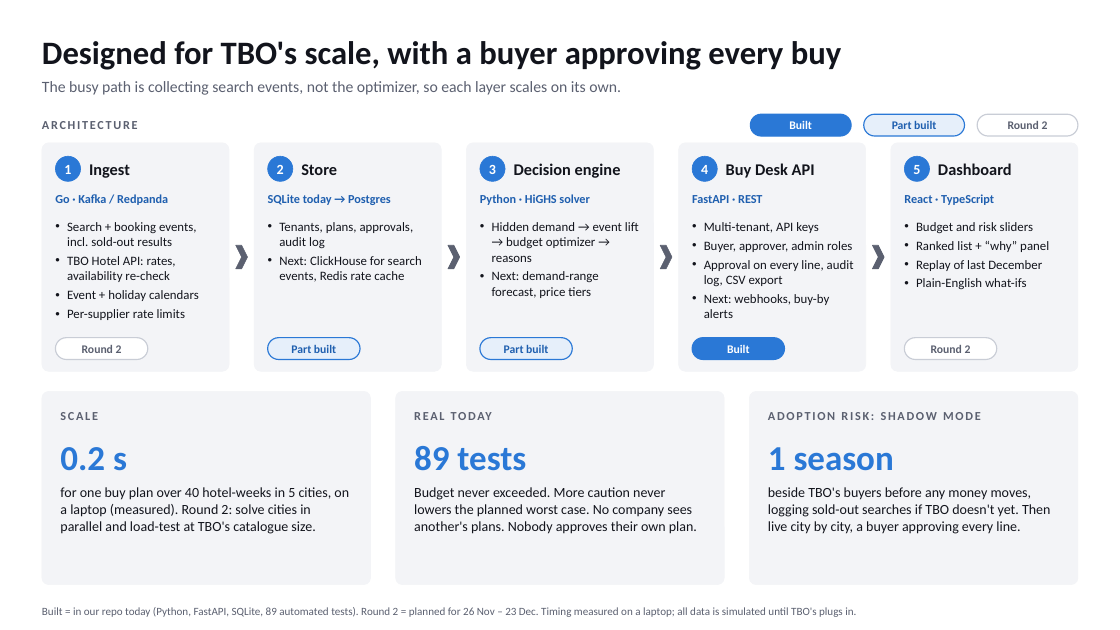
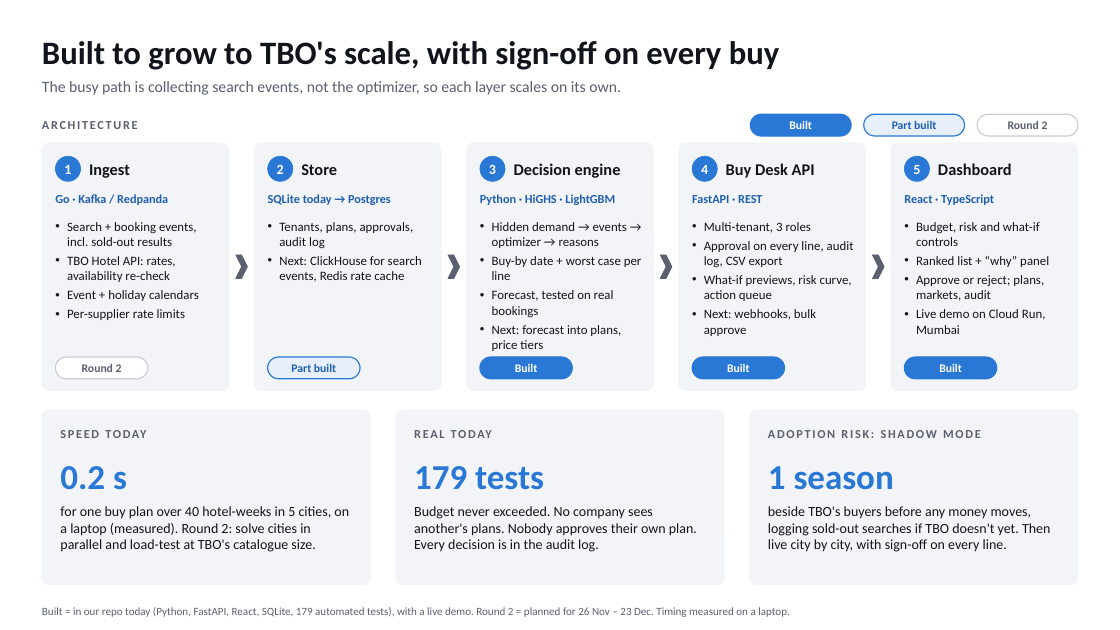
Before and after one commit to Priyanshu-senapati/voyage, a slide deck: slide 3 of deck/voyance_round1.pptx. Drawn at 1120x630 pixels with LibreOffice and Linux fonts; fonts in the diff are those of the drawing. Boxes give left, top, right and bottom in pixels: in the first picture for what was removed or moved away, otherwise in the second. Text is boxed around its words. In the diff, an @@ line names an element or a change of style, - is before the commit and + after.

Commit message:
docs: update deck for the live dashboard, real-data test and 179 tests

```diff
--- a/deck/voyance_round1.pptx
+++ b/deck/voyance_round1.pptx
@@ title at [42,41,779,70]: text changed @@
-Designed for TBO's scale, with a buyer approving every buy
+Built to grow to TBO's scale, with sign-off on every buy
@@ rounded rectangle: place and size @@
-rounded rectangle at [42,143,229,371]
+rounded rectangle at [42,143,229,391]
@@ rounded rectangle: place and size @@
-rounded rectangle at [255,143,442,371]
+rounded rectangle at [255,143,442,391]
@@ rounded rectangle: place and size @@
-rounded rectangle at [466,143,654,371]
+rounded rectangle at [466,143,654,391]
@@ rounded rectangle: place and size @@
-rounded rectangle at [679,143,866,371]
+rounded rectangle at [679,143,866,391]
@@ rounded rectangle: place and size @@
-rounded rectangle at [891,143,1079,371]
+rounded rectangle at [891,143,1079,391]
@@ text at [480,194,615,205]: text changed @@
-Python · HiGHS solver
+Python · HiGHS · LightGBM
@@ text at [492,222,642,351]: text changed @@
-• Hidden demand → event lift → budget optimizer → reasons
-• Next: demand-range forecast, price tiers
+• Hidden demand → events → optimizer → reasons
+• Buy-by date + worst case per line
+• Forecast, tested on real bookings
+• Next: forecast into plans, price tiers
@@ text at [704,222,811,232]: text changed @@
-• Multi-tenant, API keys
-• Buyer, approver, admin roles
+• Multi-tenant, 3 roles
@@ text at [916,222,1040,246]: text changed @@
-• Budget and risk sliders
+• Budget, risk and what-if controls
@@ 4 chevrons: place and size @@
-4 chevrons at [236,245,885,269]
+4 chevrons at [236,255,885,279]
@@ text at [704,275,852,336]: text changed @@
-• Next: webhooks, buy-by alerts
+• What-if previews, risk curve, action queue
+• Next: webhooks, bulk approve
@@ text at [916,275,1046,334]: text changed @@
-• Replay of last December
-• Plain-English what-ifs
+• Approve or reject; plans, markets, audit
+• Live demo on Cloud Run, Mumbai
@@ rounded rectangle "Built" at [480,357,572,379]: fill #E6EFFA to #2A78D6 @@
@@ 5 rounded rectangles, 4 texts: place and size @@
-5 rounded rectangles, 4 texts at [55,338,997,471]
+5 rounded rectangles, 4 texts at [55,357,997,490]
@@ rounded rectangle "Built" at [905,357,997,379]: fill #FFFFFF to #2A78D6; outline #C9CDD6 1 pt to #2A78D6 1 pt @@
@@ text in rounded rectangle at [515,364,538,372]: text changed; text colour #1F5FAF to #FFFFFF @@
-Part built
+Built
@@ text in rounded rectangle at [939,364,962,372]: text changed; text colour #5B6070 to #FFFFFF @@
-Round 2
+Built
@@ rounded rectangle: place and size @@
-rounded rectangle at [42,392,371,585]
+rounded rectangle at [42,410,371,585]
@@ text at [60,412,98,420]: text changed @@
-SCALE
+SPEED TODAY
@@ rounded rectangle: place and size @@
-rounded rectangle at [396,392,724,585]
+rounded rectangle at [396,410,724,585]
@@ proportions changed in 3 elements at [42,410,371,585], [396,410,724,585], [749,410,1078,585] @@
@@ rounded rectangle: place and size @@
-rounded rectangle at [749,392,1078,585]
+rounded rectangle at [749,410,1078,585]
@@ text at [414,466,544,490]: text changed @@
-89 tests
+179 tests
@@ text "for one buy plan over ...": place and size @@
-text "for one buy plan over ..." at [60,487,349,534]
+text "for one buy plan over ..." at [60,506,349,552]
@@ text at [414,506,697,552]: text changed @@
-Budget never exceeded. More caution never lowers the planned worst case. No company sees another's plans. Nobody approves their own plan.
+Budget never exceeded. No company sees another's plans. Nobody approves their own plan. Every decision is in the audit log.
@@ text at [768,506,1050,552]: text changed @@
-beside TBO's buyers before any money moves, logging sold-out searches if TBO doesn't yet. Then live city by city, a buyer approving every line.
+beside TBO's buyers before any money moves, logging sold-out searches if TBO doesn't yet. Then live city by city, with sign-off on every line.
@@ text at [42,607,790,617]: text changed @@
-Built = in our repo today (Python, FastAPI, SQLite, 89 automated tests). Round 2 = planned for 26 Nov – 23 Dec. Timing measured on a laptop; all data is simulated until TBO's plugs in.
+Built = in our repo today (Python, FastAPI, React, SQLite, 179 automated tests), with a live demo. Round 2 = planned for 26 Nov – 23 Dec. Timing measured on a laptop.
```
Also in this commit, not shown: 2 other slides changed, 6 other files.
